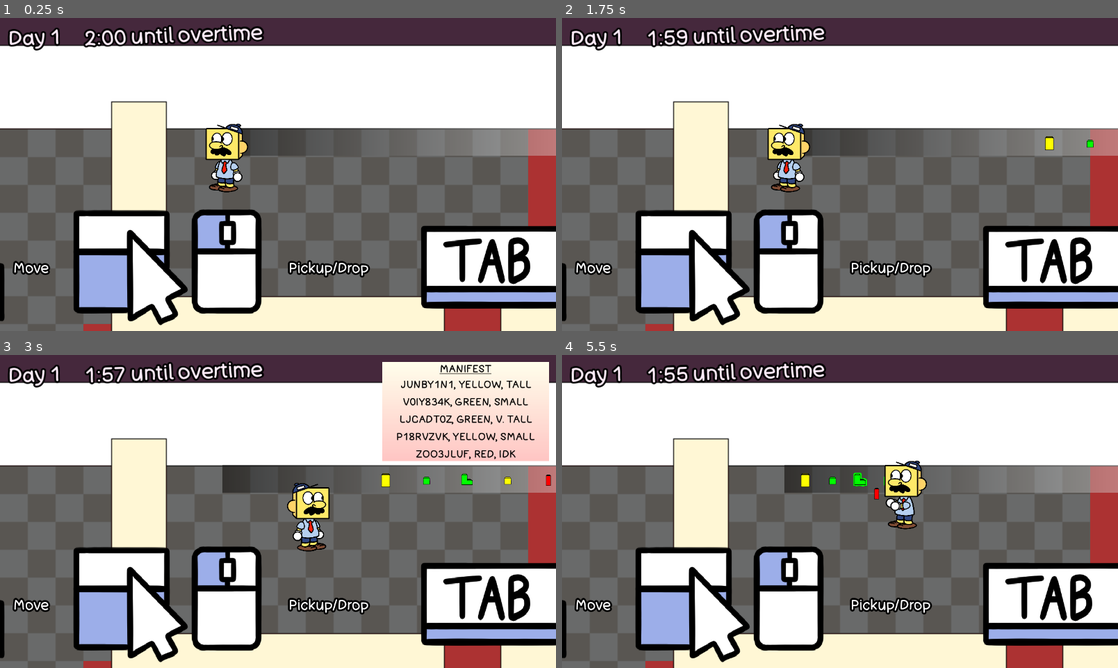
Above: before the commit, frames 1-4 (two rows, left to right).
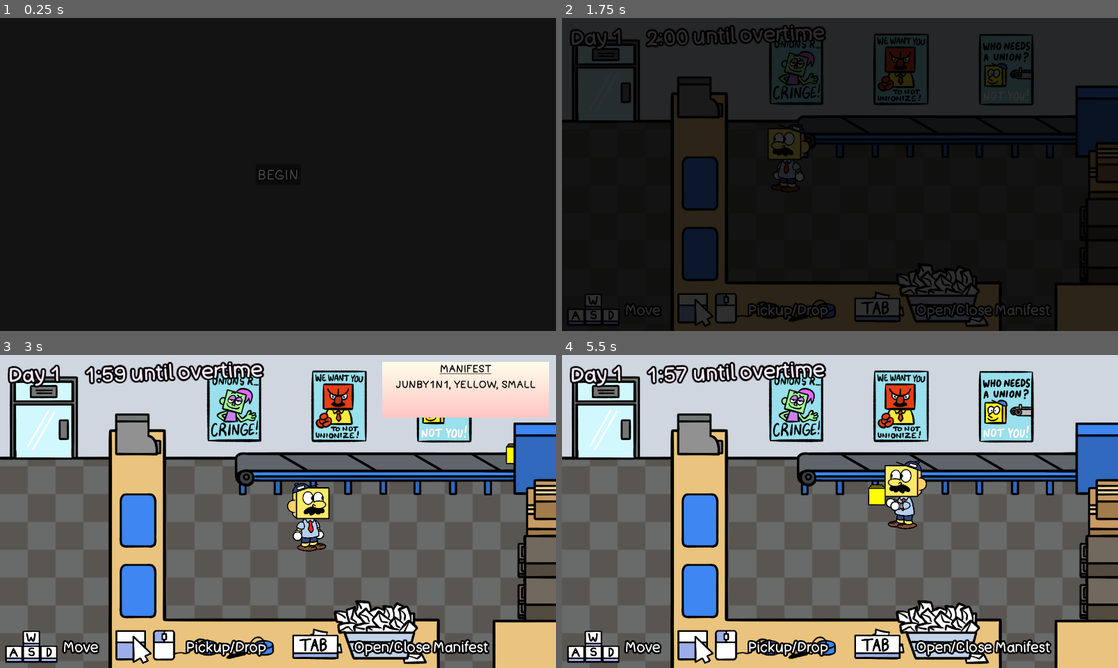
Above: after the commit, the same moments.

Repository: ToasterBiome/Blockhead-Bill
Game: Godot game, scene res://main_menu.tscn
Two runs of this game, one before a commit and one after it. Both use one fixed random seed, a clock stepped at 60 frames per second and the inputs below. Before the commit the project starts from res://main_game.tscn.
Inputs (mouse positions are in pixels of both pictures, inside the frame that each line leads up to):
- Up to frame 1 (0.25 s): no input
- Up to frame 2 (1.75 s): click (840, 174) at 0.5 s, where only the run after the commit has a clickable "BEGIN"; click (840, 174) at 1.25 s, where only the run after the commit has a clickable "BEGIN"
- Up to frame 3 (3 s): move the mouse to (400, 495) at 2.02 s; hold D (right) 2.03-2.78 s; click (400, 495) at 2.1 s; move the mouse to (166, 527) at 2.77 s; hold S (down) from 2.78 s (still down); tap Tab (manifest) at 2.85 s
- Up to frame 4 (5.5 s): click (728, 527) at 3.05 s; move the mouse to (1029, 383) at 3.52 s; release S (down) at 3.53 s; hold D (right) 3.53-4.28 s; click (1029, 383) at 3.6 s; move the mouse to (1029, 401) at 4.27 s; hold W (up) 4.28-5.03 s; click (1029, 401) at 4.35 s; move the mouse to (1029, 420) at 5.02 s; hold A (left) from 5.03 s (still down); tap Tab (manifest) at 5.1 s; click (1029, 420) at 5.3 s

The runs differ from the first frame. In frame 1, 92% of the frame differs, in the area x 0-100%, y 0-100%; in frame 2, 94%; in frame 3, 63%; in frame 4, 67%.

Commit message:
day 2 done

Diff:
--- a/Character.gd
+++ b/Character.gd
@@ -9,7 +9,6 @@
 var can_move: bool = false
 
 func _ready():
-	Global.player = self
 	grabArea.connect("body_entered", Callable(self, "_on_area_entered"))
 	grabArea.connect("body_exited", Callable(self, "_on_area_exited"))
 	$"..".connect("on_game_state_changed",Callable(self,"on_game_state_changed"))
@@ -43,7 +42,7 @@
 
 	move_and_slide()
 
-	if(Input.is_action_just_pressed("mouse_left")):
+	if(can_move && Input.is_action_just_pressed("mouse_left")):
 		if(held_item == null):
 			pickup_item()
 		else:
@@ -65,10 +64,15 @@
 	if(!best_box):
 		return
 	held_item = best_box
+	print("a")
+	held_item.on_pickup()
+	print("b")
 	held_item.get_parent().remove_child(held_item)
+	print("c")
 	add_child(held_item)
+	print("d")
 	held_item.position = Vector2(sign(float(sprite.flip_h) - 0.5) * 64, 0)
-	held_item.on_pickup()
+	print("e")
 	boxes_around.erase(held_item)
 	held_item.deselect()
 
--- a/Customer.gd
+++ b/Customer.gd
@@ -1,4 +1,4 @@
-extends Area2D
+extends Node2D
 class_name Customer
 
 @onready var speech_bubble: Node2D = $"Speech Bubble"
@@ -15,7 +15,8 @@
 
 var wanted_package: Pickupable
 
-var got_package = false
+var interaction_done = false
+var mad = false
 
 signal on_move_complete
 
@@ -24,7 +25,10 @@
 var data: CustomerData
 
 signal on_customer_got_correct_package
+signal on_customer_got_incorrect_package
 signal on_customer_leave
+
+var strikes: int = 0
 
 func _ready():
 	speech_bubble.hide()
@@ -51,19 +55,19 @@
 			emit_signal("on_move_complete")
 
 func _set_description():
-	match(randi_range(1,2)):
-		1: #COLOR
+	match(randi_range(1,10)):
+		1,2,3,4: #COLOR
 			var color_string = Global.box_colors[wanted_package.data.color]
-			package_description = "I'm here for the %s package." % color_string
-		2: #SIZE
-			package_description = "I'm here for the %s package." % wanted_package.data.size
-		3: #SERIAL NUMBER
-			package_description = "I'm here for package %s." % wanted_package.data.serial_number
+			package_description = "I'm here for the %s box." % color_string
+		5,6,7,8,9: #SIZE
+			package_description = "I'm here for the %s box." % wanted_package.data.size
+		10: #SERIAL NUMBER
+			package_description = "I'm here for box %s." % wanted_package.data.serial_number
 
 func move_to(destination: Vector2):
 	destination_position = destination
 	moving = true
-	if(got_package):
+	if(interaction_done && !mad):
 		sprite.animation = "happy"
 	else:
 		sprite.animation = "idle"
@@ -88,34 +92,59 @@
 	text_tween.tween_property(speech_text, "visible_ratio", 1, 0.5)
 
 func get_package_and_leave():
-	if(got_package):
+	if(interaction_done):
 		return
-	got_package = true
+	interaction_done = true
 	emit_signal("on_customer_got_correct_package")
+	speech_bubble.show()
 	set_text("ok this is my package")
-	speech_bubble.show()
 	wanted_package.get_parent().remove_child(wanted_package)
 	add_child(wanted_package)
 	wanted_package.position = Vector2.ZERO
 	wanted_package.collider.disabled = true
-	move_to(Vector2.ZERO)
+	leave()
+
+func leave_angry():
+	if(interaction_done):
+		return
+	interaction_done = true
+	emit_signal("on_customer_got_incorrect_package")
+	#wanted_package.poof()
+	wanted_package.get_parent().remove_child(wanted_package) #move the package to the shadow realm
+	leave()
+
+func leave():
+	move_to(Vector2(96,256))
 	await on_move_complete
 	Global.boxes.erase(wanted_package)
 	emit_signal("on_customer_leave")
 	queue_free()
 
 func check_box(box: Node2D):
-	print("WHAT: " + box.name)
+	print(box.name)
+	if(box.collider.disabled): #very cool godot bug
+		print("DISABLED")
+		return
 	if(box == wanted_package):
 		call_deferred("get_package_and_leave")
-	set_text("this isn't my package!")
-
-func clear_box(_box: Node2D):
-	if(got_package):
 		set_text("Thanks.")
 		await get_tree().create_timer(1.5).timeout
 		speech_bubble.hide()
 	else:
+		strikes += 1
+		if(strikes < 3):
+			set_text("this isn't my package.")
+		else:
+			set_text("for the last time, this isn't my package!")
+		if(strikes > 3):
+			call_deferred("leave_angry")
+			mad = true
+			set_text("Fucking idiot.")
+			await get_tree().create_timer(1.5).timeout
+			speech_bubble.hide()
+
+func clear_box(_box: Node2D):
+	if(!interaction_done):
 		set_text(package_description)
 
 func set_data(data: CustomerData):
--- a/GameManager.gd
+++ b/GameManager.gd
@@ -23,6 +23,8 @@
 
 var boxes_to_spawn = []
 
+var write_ups: int = 0
+
 @onready var manifest_container = $"GUI/Manifest/Contents/Vertical Container"
 var manifest_entry = preload("res://manifest_entry.tscn")
 
@@ -35,6 +37,12 @@
 @onready var black_screen = $"GUI/Black Screen"
 @onready var continue_text = $"GUI/Black Screen/Continue Text"
 @onready var lose_text = $"GUI/Black Screen/Game Over Text"
+@onready var win_menu_button: Button = $"GUI/Black Screen/HBoxContainer/Win Main Menu"
+@onready var win_next_level_button: Button = $"GUI/Black Screen/HBoxContainer/Win Next Level"
+@onready var solo_menu_button: Button = $"GUI/Black Screen/Solo Main Menu"
+@onready var fade_screen: ColorRect = $"GUI/Fade Screen"
+
+var fade_tween: Tween
 
 enum GameState {
 	GAME_START,
@@ -48,7 +56,9 @@
 signal on_game_state_changed(new_state)
 
 func _ready():
-	generate_boxes(5)
+	generate_boxes(Global.levels[Global.level - 1].packages)
+	time_left = Global.levels[Global.level - 1].seconds
+	day_text.text = "Day " + str(Global.level)
 	make_manifest()
 	box_spawn_timer.connect("timeout", Callable(self, "spawn_box"))
 	box_spawn_timer.start()
@@ -57,6 +67,14 @@
 	clock_timer.connect("timeout", Callable(self, "_on_clock_changed"))
 	clock_timer.start()
 	game_state = GameState.GAME_PLAYING
+
+	win_menu_button.connect("pressed",Callable(self,"_go_to_scene").bind("res://main_menu.tscn"))
+	solo_menu_button.connect("pressed",Callable(self,"_go_to_scene").bind("res://main_menu.tscn"))
+	win_next_level_button.connect("pressed",Callable(self,"_next_level"))
+
+	fade_screen.modulate = Color.BLACK
+	var tween: Tween = get_tree().create_tween()
+	tween.tween_property(fade_screen,"modulate",Color(0,0,0,0),1.0)
 
 func generate_boxes(amount: int):
 	for n in amount:
@@ -99,6 +117,7 @@
 	var customer = customer_scene.instantiate()
 	customers_waiting.append(customer)
 	customer.connect("on_customer_got_correct_package", Callable(self, "_on_customer_got_correct_package").bind(customer))
+	customer.connect("on_customer_got_incorrect_package", Callable(self, "_on_customer_got_incorrect_package").bind(customer))
 	customer.connect("on_customer_leave", Callable(self,"_on_customer_leave"))
 	add_child(customer)
 	customer.position = customer_spawn_area.position
@@ -106,7 +125,17 @@
 	customers_around += 1
 
 func _on_customer_got_correct_package(customer: Customer):
-	customers_waiting.erase(customer)
+	move_customers_up(customer)
+
+func _on_customer_got_incorrect_package(customer: Customer):
+	move_customers_up(customer)
+	write_ups += 1
+	if(write_ups > 3):
+		_game_over("You got written up too many times.")
+
+func move_customers_up(customer_to_remove: Customer):
+	print("moving")
+	customers_waiting.erase(customer_to_remove)
 	for other_customer in customers_waiting:
 		var should_be_at = standing_areas[customers_waiting.find(other_customer)]
 		if(other_customer.position != should_be_at.position):
@@ -115,8 +144,7 @@
 func _on_customer_leave():
 	customers_around -= 1
 	if(Global.available_boxes.size() == 0 && customers_around == 0):
-		game_state = GameState.GAME_CONTINUE
-		black_screen.show()
+		_win()
 
 func set_game_state(value: GameState):
 	game_state = value
@@ -132,8 +160,53 @@
 	var formatted_string: String = "%01d:%02d" % [minutes, seconds]
 	time_text.text = formatted_string + " until overtime"
 	if(time_left <= 0):
-		clock_timer.stop()
-		game_state = GameState.GAME_OVER
-		black_screen.show()
-		continue_text.hide()
-		lose_text.show()
+		_game_over("Ran out of time")
+
+func _game_over(reason: String):
+	clock_timer.stop()
+	game_state = GameState.GAME_OVER
+	solo_menu_button.show()
+	black_screen.show()
+	black_screen.modulate = Color(0,0,0,0)
+	continue_text.hide()
+	lose_text.show()
+	lose_text.clear()
+	lose_text.append_text("[center]")
+	lose_text.push_color(Color("#FF0000"))
+	lose_text.add_text(reason)
+	lose_text.pop()
+	lose_text.pop()
+	var fade_tween: Tween = get_tree().create_tween()
+	fade_tween.tween_property(black_screen,"modulate",Color.WHITE,1.0)
+
+func _win():
+	clock_timer.stop()
+	if(Global.level >= Global.levels.size() - 1):
+		game_state = GameState.GAME_WIN
+		solo_menu_button.show()
+		continue_text.clear()
+		continue_text.append_text("[center]")
+		continue_text.push_color(Color("#FFEDFA"))
+		continue_text.add_text("You've earned a pizza party, good work! Thank you for playing.")
+		continue_text.pop()
+		continue_text.pop()
+	else:
+		game_state = GameState.GAME_CONTINUE
+		win_menu_button.show()
+		win_next_level_button.show()
+	black_screen.show()
+	black_screen.modulate = Color(0,0,0,0)
+	var fade_tween: Tween = get_tree().create_tween()
+	fade_tween.tween_property(black_screen,"modulate",Color.WHITE,1.0)
+
+func _go_to_scene(scene):
+	if(fade_tween):
+		return
+	fade_tween = get_tree().create_tween()
+	fade_tween.tween_property(fade_screen,"modulate",Color.BLACK,1.0)
+	await fade_tween.finished
+	get_tree().change_scene_to_file(scene)
+
+func _next_level():
+	Global.level += 1
+	_go_to_scene("res://main_game.tscn")
--- a/Global.gd
+++ b/Global.gd
@@ -1,6 +1,4 @@
 extends Node
-
-var player: CharacterBody2D
 
 var box_sprites: Dictionary = {
 	"normal": preload("res://sprites/box1.png"),
@@ -8,8 +6,9 @@
 	"tall": preload("res://sprites/box3.png"),
 	"fucked": preload("res://sprites/box4.png"),
 	"small": preload("res://sprites/box5.png"),
-	"idk": preload("res://sprites/box6.png"),
-	"v. tall": preload("res://sprites/box7.png"),
+	"thin": preload("res://sprites/box6.png"),
+	"L": preload("res://sprites/box7.png"),
+	"slanted": preload("res://sprites/box8.png")
 	}
 
 var box_colors = {
@@ -27,6 +26,16 @@
 	preload("res://customers/wizard.tres")
 ]
 
+var levels = [
+	preload("res://levels/1.tres"),
+	preload("res://levels/2.tres"),
+	preload("res://levels/3.tres"),
+	preload("res://levels/4.tres"),
+	preload("res://levels/5.tres")
+]
+
+var level = 1
+
 var random_characters = "ABCDEFGHIJKLMNOPQRSTUVWXYZ012345678"
 
 var boxes = []
--- /dev/null
+++ b/LevelData.gd
@@ -0,0 +1,5 @@
+extends Resource
+class_name LevelData
+
+@export var packages: int = 10
+@export var seconds: int = 120
--- a/box.tscn
+++ b/box.tscn
@@ -5,7 +5,7 @@
 [ext_resource type="Texture2D" uid="uid://i30oqed870qx" path="res://sprites/box1.png" id="2_a3m0u"]
 
 [sub_resource type="RectangleShape2D" id="RectangleShape2D_w4you"]
-size = Vector2(64, 64)
+size = Vector2(96, 64)
 
 [sub_resource type="ShaderMaterial" id="ShaderMaterial_cvkv1"]
 shader = ExtResource("2_1sotc")
@@ -28,5 +28,5 @@
 
 [node name="Sprite2D" type="Sprite2D" parent="."]
 material = SubResource("ShaderMaterial_cvkv1")
-scale = Vector2(0.075, 0.075)
+scale = Vector2(0.2, 0.2)
 texture = ExtResource("2_a3m0u")
--- a/customer.tscn
+++ b/customer.tscn
@@ -1,20 +1,14 @@
-[gd_scene load_steps=6 format=3 uid="uid://dp1m4rdqo6i2u"]
+[gd_scene load_steps=5 format=3 uid="uid://dp1m4rdqo6i2u"]
 
 [ext_resource type="Script" path="res://Customer.gd" id="1_vl338"]
 [ext_resource type="Texture2D" uid="uid://c5nhca6t4fgmn" path="res://sprites/bubble.png" id="3_aevkw"]
 [ext_resource type="Theme" uid="uid://buudspsmq6qqx" path="res://game_theme.tres" id="4_430ur"]
 
-[sub_resource type="RectangleShape2D" id="RectangleShape2D_q1fo6"]
-size = Vector2(96, 96)
-
 [sub_resource type="RectangleShape2D" id="RectangleShape2D_51u4f"]
 size = Vector2(96, 32)
 
-[node name="Customer" type="Area2D"]
+[node name="Customer" type="Node2D"]
 script = ExtResource("1_vl338")
-
-[node name="CollisionShape2D" type="CollisionShape2D" parent="."]
-shape = SubResource("RectangleShape2D_q1fo6")
 
 [node name="Customer Sprite" type="AnimatedSprite2D" parent="."]
 scale = Vector2(0.175, 0.175)
--- /dev/null
+++ b/levels/1.tres
@@ -0,0 +1,8 @@
+[gd_resource type="Resource" script_class="LevelData" load_steps=2 format=3 uid="uid://cvc17lww2h42c"]
+
+[ext_resource type="Script" path="res://LevelData.gd" id="1_35bp5"]
+
+[resource]
+script = ExtResource("1_35bp5")
+packages = 1
+seconds = 120
--- /dev/null
+++ b/levels/2.tres
@@ -0,0 +1,8 @@
+[gd_resource type="Resource" script_class="LevelData" load_steps=2 format=3 uid="uid://dfp3fgntuoh6w"]
+
+[ext_resource type="Script" path="res://LevelData.gd" id="1_q6ntf"]
+
+[resource]
+script = ExtResource("1_q6ntf")
+packages = 7
+seconds = 110
--- /dev/null
+++ b/levels/3.tres
@@ -0,0 +1,8 @@
+[gd_resource type="Resource" script_class="LevelData" load_steps=2 format=3 uid="uid://clopahdgt52dg"]
+
+[ext_resource type="Script" path="res://LevelData.gd" id="1_syuy2"]
+
+[resource]
+script = ExtResource("1_syuy2")
+packages = 10
+seconds = 90
--- /dev/null
+++ b/levels/4.tres
@@ -0,0 +1,8 @@
+[gd_resource type="Resource" script_class="LevelData" load_steps=2 format=3 uid="uid://di001xxcpxoa"]
+
+[ext_resource type="Script" path="res://LevelData.gd" id="1_k5t6g"]
+
+[resource]
+script = ExtResource("1_k5t6g")
+packages = 12
+seconds = 120
--- /dev/null
+++ b/levels/5.tres
@@ -0,0 +1,8 @@
+[gd_resource type="Resource" script_class="LevelData" load_steps=2 format=3 uid="uid://djeptg181l6ae"]
+
+[ext_resource type="Script" path="res://LevelData.gd" id="1_wwtau"]
+
+[resource]
+script = ExtResource("1_wwtau")
+packages = 15
+seconds = 60
--- a/main_game.tscn
+++ b/main_game.tscn
@@ -1,13 +1,17 @@
-[gd_scene load_steps=32 format=3 uid="uid://dfg0rwoedr7fq"]
+[gd_scene load_steps=34 format=3 uid="uid://dfg0rwoedr7fq"]
 
 [ext_resource type="Script" path="res://GameManager.gd" id="1_8coj5"]
 [ext_resource type="Script" path="res://Character.gd" id="1_hyaq0"]
 [ext_resource type="Texture2D" uid="uid://bddxha0ukbdln" path="res://sprites/floor.png" id="1_jle0j"]
-[ext_resource type="Texture2D" uid="uid://byp3ojkyy6pqj" path="res://sprites/background.png" id="4_0qoy7"]
 [ext_resource type="Texture2D" uid="uid://coie2lt4ypk7s" path="res://sprites/blockhead1.png" id="4_hujye"]
+[ext_resource type="Texture2D" uid="uid://ctx57h4cnd8yk" path="res://sprites/officetopwall.png" id="4_lf5hc"]
 [ext_resource type="Texture2D" uid="uid://cit8nqxxv24u7" path="res://sprites/blockhead2.png" id="4_odj28"]
+[ext_resource type="Texture2D" uid="uid://cvc7lu0ht5j6x" path="res://sprites/newbelt.png" id="5_6ypkr"]
 [ext_resource type="Texture2D" uid="uid://mlgmate7l8tb" path="res://sprites/debug_tile.png" id="6_0cq4q"]
+[ext_resource type="Texture2D" uid="uid://cyhebc84dddl" path="res://sprites/officecounter.png" id="6_8wmd1"]
+[ext_resource type="Texture2D" uid="uid://b1hufc5jn0bj3" path="res://sprites/newbbackwall.png" id="6_ugqyu"]
 [ext_resource type="Texture2D" uid="uid://ce56e6fwiahcb" path="res://sprites/blockhead3.png" id="6_y4747"]
+[ext_resource type="Texture2D" uid="uid://d1xlsqc0ooa2" path="res://sprites/officecountertop.png" id="7_cu21s"]
 [ext_resource type="Texture2D" uid="uid://b8ek6c5bloja1" path="res://sprites/blockheadcarry2.png" id="8_50i7b"]
 [ext_resource type="Theme" uid="uid://buudspsmq6qqx" path="res://game_theme.tres" id="10_pa486"]
 [ext_resource type="Texture2D" uid="uid://c7gba2tcg5xjt" path="res://sprites/blockheadcarry1.png" id="11_w51pe"]
@@ -35,17 +39,11 @@
 [sub_resource type="RectangleShape2D" id="RectangleShape2D_a5205"]
 size = Vector2(896, 16)
 
-[sub_resource type="Gradient" id="Gradient_wh22a"]
-
-[sub_resource type="GradientTexture2D" id="GradientTexture2D_r32x7"]
-gradient = SubResource("Gradient_wh22a")
-width = 896
-
 [sub_resource type="RectangleShape2D" id="RectangleShape2D_oivyt"]
 size = Vector2(64, 8)
 
 [sub_resource type="RectangleShape2D" id="RectangleShape2D_bx7b8"]
-size = Vector2(96, 96)
+size = Vector2(96, 160)
 
 [sub_resource type="SpriteFrames" id="SpriteFrames_ykr2d"]
 animations = [{
@@ -137,17 +135,35 @@
 texture = ExtResource("1_jle0j")
 
 [node name="TileMap" type="TileMap" parent="."]
+visible = false
 tile_set = SubResource("TileSet_shugu")
 format = 2
 layer_0/tile_data = PackedInt32Array(262148, 1, 0, 327684, 1, 0, 393220, 1, 0, 458756, 1, 0, 524292, 1, 0, 589828, 1, 0 …(1459 unchanged characters)…
 
 [node name="Overlay" type="Sprite2D" parent="."]
 position = Vector2(640, 360)
-scale = Vector2(2, 2)
-texture = ExtResource("4_0qoy7")
+texture = ExtResource("4_lf5hc")
+
+[node name="Overlay2" type="Sprite2D" parent="."]
+position = Vector2(640, 360)
+texture = ExtResource("5_6ypkr")
+
+[node name="Overlay5" type="Sprite2D" parent="."]
+z_index = 720
+position = Vector2(640, 360)
+texture = ExtResource("6_ugqyu")
+
+[node name="Overlay3" type="Sprite2D" parent="."]
+position = Vector2(640, 360)
+texture = ExtResource("6_8wmd1")
+
+[node name="Overlay4" type="Sprite2D" parent="."]
+z_index = 721
+position = Vector2(640, 360)
+texture = ExtResource("7_cu21s")
 
 [node name="Conveyor Belt" type="Area2D" parent="."]
-position = Vector2(960, 285)
+position = Vector2(960, 240)
 collision_layer = 8
 collision_mask = 2
 script = ExtResource("17_purh3")
@@ -155,10 +171,6 @@
 [node name="CollisionShape2D" type="CollisionShape2D" parent="Conveyor Belt"]
 position = Vector2(0, 1)
 shape = SubResource("RectangleShape2D_a5205")
-
-[node name="Sprite2D" type="Sprite2D" parent="Conveyor Belt"]
-modulate = Color(1, 1, 1, 0.427451)
-texture = SubResource("GradientTexture2D_r32x7")
 
 [node name="StaticBody2D" type="StaticBody2D" parent="Conveyor Belt"]
 position = Vector2(-436, 0)
@@ -191,10 +203,10 @@
 shape = SubResource("CircleShape2D_fo24l")
 
 [node name="Box Spawn" type="Node2D" parent="."]
-position = Vector2(1344, 288)
+position = Vector2(1344, 224)
 
 [node name="Door Spawn" type="Node2D" parent="."]
-position = Vector2(128, 256)
+position = Vector2(96, 256)
 
 [node name="GUI" type="CanvasLayer" parent="."]
 
@@ -270,9 +282,10 @@
 
 [node name="WASD Icon" type="TextureRect" parent="GUI/Controls/WASD"]
 texture_filter = 1
-custom_minimum_size = Vector2(62, 44)
+custom_minimum_size = Vector2(128, 64)
 layout_mode = 2
 texture = ExtResource("16_pw6bb")
+expand_mode = 5
 
 [node name="WASD Label" type="Label" parent="GUI/Controls/WASD"]
 custom_minimum_size = Vector2(31, 19)
@@ -286,9 +299,10 @@
 
 [node name="Pickup Icon" type="TextureRect" parent="GUI/Controls/Pickup"]
 texture_filter = 1
-custom_minimum_size = Vector2(48, 44)
+custom_minimum_size = Vector2(128, 64)
 layout_mode = 2
 texture = ExtResource("17_xr435")
+expand_mode = 3
 
 [node name="Pickup Label" type="Label" parent="GUI/Controls/Pickup"]
 custom_minimum_size = Vector2(31, 19)
@@ -302,9 +316,10 @@
 
 [node name="Manifest Icon" type="TextureRect" parent="GUI/Controls/Manifest"]
 texture_filter = 1
-custom_minimum_size = Vector2(46, 44)
+custom_minimum_size = Vector2(128, 64)
 layout_mode = 2
 texture = ExtResource("18_suq7i")
+expand_mode = 3
 
 [node name="Manifest Label" type="Label" parent="GUI/Controls/Manifest"]
 custom_minimum_size = Vector2(31, 19)
@@ -314,7 +329,7 @@
 
 [node name="Black Screen" type="TextureRect" parent="GUI"]
 visible = false
-modulate = Color(1, 1, 1, 0.784314)
+self_modulate = Color(1, 1, 1, 0.682353)
 anchors_preset = 15
 anchor_right = 1.0
 anchor_bottom = 1.0
@@ -360,19 +375,77 @@
 text = "[center][color=#FF0000]You have been fired for
 getting 23 seconds of overtime.[/color][/center]"
 
+[node name="HBoxContainer" type="HBoxContainer" parent="GUI/Black Screen"]
+layout_mode = 1
+anchors_preset = 8
+anchor_left = 0.5
+anchor_top = 0.5
+anchor_right = 0.5
+anchor_bottom = 0.5
+offset_left = -256.0
+offset_top = 32.0
+offset_right = 256.0
+offset_bottom = 96.0
+grow_horizontal = 2
+grow_vertical = 2
+theme_override_constants/separation = 32
+alignment = 1
+
+[node name="Win Main Menu" type="Button" parent="GUI/Black Screen/HBoxContainer"]
+visible = false
+layout_mode = 2
+size_flags_horizontal = 3
+theme = ExtResource("15_sl0w8")
+text = "Main Menu"
+
+[node name="Win Next Level" type="Button" parent="GUI/Black Screen/HBoxContainer"]
+visible = false
+layout_mode = 2
+size_flags_horizontal = 3
+theme = ExtResource("15_sl0w8")
+text = "Next Level"
+
+[node name="Solo Main Menu" type="Button" parent="GUI/Black Screen"]
+visible = false
+layout_mode = 1
+anchors_preset = 8
+anchor_left = 0.5
+anchor_top = 0.5
+anchor_right = 0.5
+anchor_bottom = 0.5
+offset_left = -85.5
+offset_top = 40.0
+offset_right = 85.5
+offset_bottom = 88.0
+grow_horizontal = 2
+grow_vertical = 2
+size_flags_horizontal = 3
+theme = ExtResource("15_sl0w8")
+text = "Main Menu"
+
+[node name="Fade Screen" type="ColorRect" parent="GUI"]
+modulate = Color(1, 1, 1, 0)
+anchors_preset = 15
+anchor_right = 1.0
+anchor_bottom = 1.0
+grow_horizontal = 2
+grow_vertical = 2
+mouse_filter = 2
+color = Color(0, 0, 0, 1)
+
 [node name="Standing Areas" type="Node2D" parent="."]
 
 [node name="1" type="Node2D" parent="Standing Areas"]
-position = Vector2(192, 576)
+position = Vector2(192, 544)
 
 [node name="2" type="Node2D" parent="Standing Areas"]
-position = Vector2(192, 512)
+position = Vector2(192, 480)
 
 [node name="3" type="Node2D" parent="Standing Areas"]
-position = Vector2(192, 448)
+position = Vector2(192, 416)
 
 [node name="4" type="Node2D" parent="Standing Areas"]
-position = Vector2(192, 384)
+position = Vector2(192, 352)
 
 [node name="5" type="Node2D" parent="Standing Areas"]
-position = Vector2(192, 320)
+position = Vector2(192, 288)
--- /dev/null
+++ b/main_menu.gd
@@ -0,0 +1,20 @@
+extends Control
+
+@onready var start_button: Button = $"CanvasLayer/Start Button"
+
+@onready var black_screen: ColorRect = $CanvasLayer/ColorRect
+var fade_tween: Tween
+
+func _ready():
+	start_button.connect("pressed",Callable(self,"_on_start_pressed"))
+	black_screen.modulate = Color.BLACK
+	var tween: Tween = get_tree().create_tween()
+	tween.tween_property(black_screen,"modulate",Color(0,0,0,0),1.0)
+
+func _on_start_pressed():
+	if(fade_tween):
+		return
+	fade_tween = get_tree().create_tween()
+	fade_tween.tween_property(black_screen, "modulate", Color.BLACK, 1.0)
+	await fade_tween.finished
+	get_tree().change_scene_to_file("res://main_game.tscn")
--- /dev/null
+++ b/main_menu.tscn
@@ -0,0 +1,40 @@
+[gd_scene load_steps=3 format=3 uid="uid://c1dnw1d8sdf7b"]
+
+[ext_resource type="Script" path="res://main_menu.gd" id="1_hum34"]
+[ext_resource type="Theme" uid="uid://dy3s2gjdlontx" path="res://top_ui.tres" id="1_k0tsu"]
+
+[node name="Control" type="Control"]
+layout_mode = 3
+anchors_preset = 15
+anchor_right = 1.0
+anchor_bottom = 1.0
+grow_horizontal = 2
+grow_vertical = 2
+script = ExtResource("1_hum34")
+
+[node name="CanvasLayer" type="CanvasLayer" parent="."]
+
+[node name="Start Button" type="Button" parent="CanvasLayer"]
+anchors_preset = 8
+anchor_left = 0.5
+anchor_top = 0.5
+anchor_right = 0.5
+anchor_bottom = 0.5
+offset_left = -52.0
+offset_top = -24.0
+offset_right = 52.0
+offset_bottom = 24.0
+grow_horizontal = 2
+grow_vertical = 2
+theme = ExtResource("1_k0tsu")
+text = "BEGIN"
+
+[node name="ColorRect" type="ColorRect" parent="CanvasLayer"]
+modulate = Color(1, 1, 1, 0)
+anchors_preset = 15
+anchor_right = 1.0
+anchor_bottom = 1.0
+grow_horizontal = 2
+grow_vertical = 2
+mouse_filter = 2
+color = Color(0, 0, 0, 1)
--- a/project.godot
+++ b/project.godot
@@ -11,7 +11,7 @@
 [application]
 
 config/name="Delivery"
-run/main_scene="res://main_game.tscn"
+run/main_scene="res://main_menu.tscn"
 config/features=PackedStringArray("4.0", "Forward Plus")
 config/icon="res://icon.svg"
 
--- a/top_ui.tres
+++ b/top_ui.tres
@@ -4,6 +4,11 @@
 [ext_resource type="FontFile" uid="uid://crppu31lkl0yn" path="res://fonts/BadComic-Regular.ttf" id="2_wmwin"]
 
 [resource]
+Button/colors/font_color = Color(1, 1, 1, 1)
+Button/colors/font_outline_color = Color(0, 0, 0, 1)
+Button/constants/outline_size = 8
+Button/font_sizes/font_size = 32
+Button/fonts/font = ExtResource("2_wmwin")
 Label/colors/font_outline_color = Color(0, 0, 0, 1)
 Label/constants/outline_size = 16
 Label/font_sizes/font_size = 32
Not shown, added: sprites/box8.png.import
Not shown, added: sprites/boxclickbutton.png.import
Not shown, added: sprites/newbbackwall.png.import
Not shown, added: sprites/newbelt.png.import
Not shown, added: sprites/officebackwall.png.import
Binary file changed: sprites/officecounter.png
Not shown, added: sprites/officecounter.png.import
Binary file added: sprites/officecountertop.png
Not shown, added: sprites/officecountertop.png.import
Not shown, added: sprites/officetopwall.png.import
Not shown, added: sprites/poof1.png.import
Not shown, added: sprites/poof2.png.import
(and 4 more such lines)
